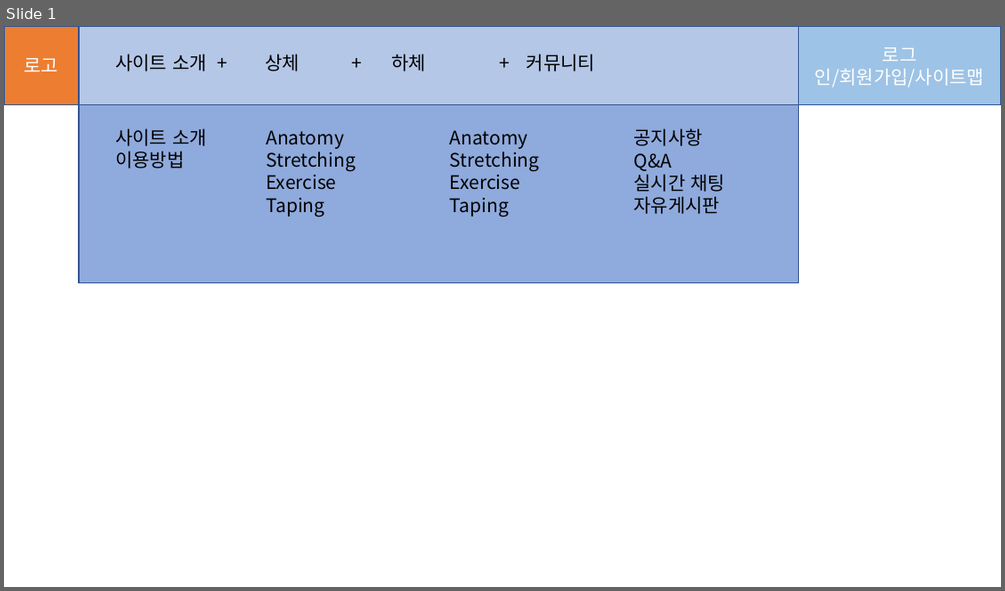
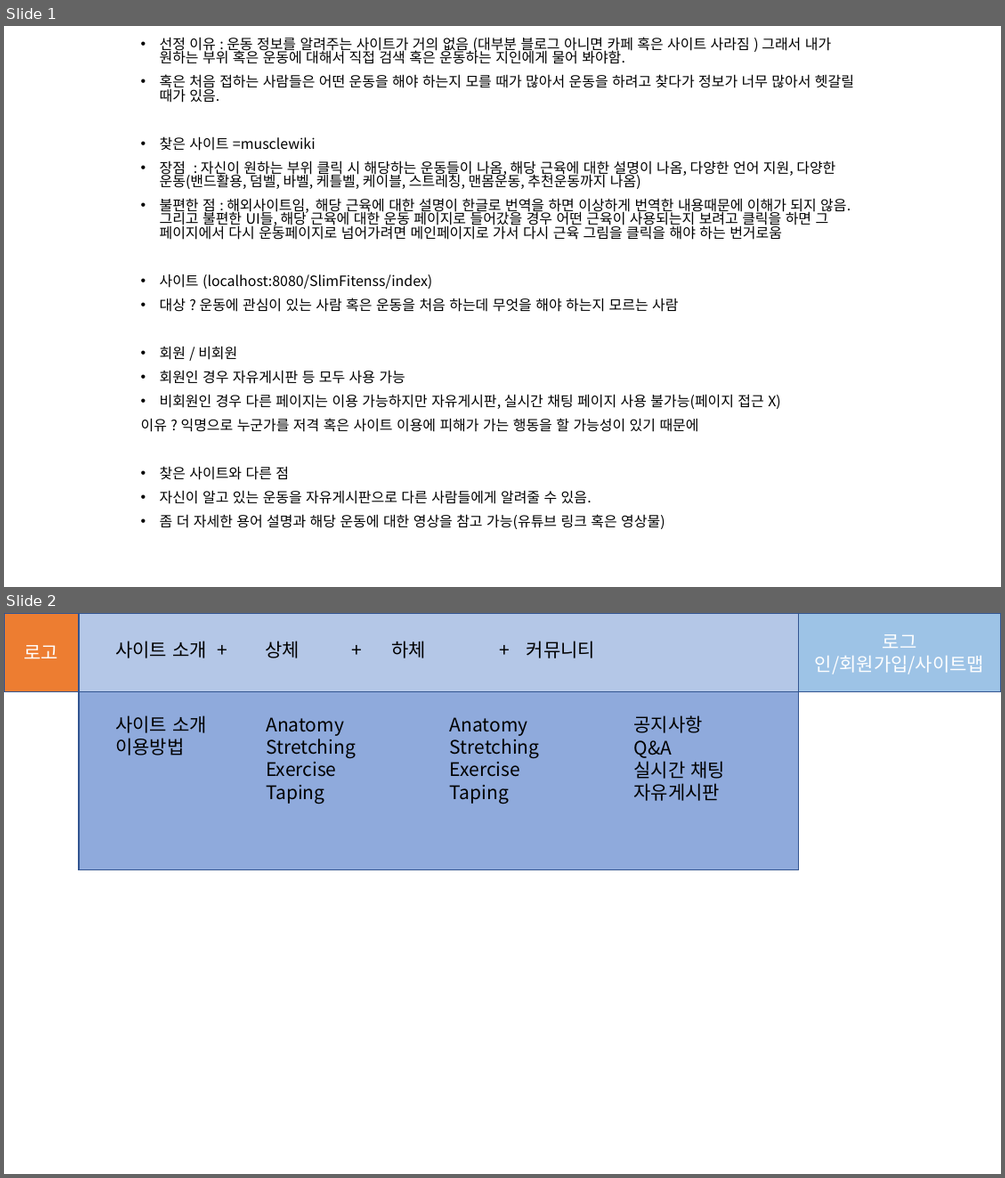
Before and after one commit to sgjang11/SlimFitness, a slide deck: SlimFitness.pptx. Shown one above the other, each under a label of ours: slide 1 before the commit, slides 1 and 2 after it. The pictures are 1005x591 and 1005x1178 pixels, drawn with LibreOffice and Linux fonts; fonts in the diff are those of the drawing. Boxes give left, top, right and bottom in pixels: in the first picture for what was removed or moved away, otherwise in the second. Text is boxed around its words. In the diff, an @@ line names an element or a change of style, - is before the commit and + after.

Commit message:
ppt
v2.0

```diff
--- a/SlimFitness.pptx
+++ b/SlimFitness.pptx
@@ slide 1 added at [4,26,1001,587], background #FFFFFF @@
@@ text added at [141,37,854,529], 13.7 pt, text #000000 @@
+• 선정 이유 : 운동 정보를 알려주는 사이트가 거의 없음 (대부분 블로그 아니면 카페 혹은 사이트 사라짐 ) 그래서 내가 원하는 부위 혹은 운동에 대해서 직접 검색 혹은 운동하는 지인에게 물어 봐야함.
+• 혹은 처음 접하는 사람들은 어떤 운동을 해야 하는지 모를 때가 많아서 운동을 하려고 찾다가 정보가 너무 많아서 헷갈릴 때가 있음.
+• 찾은 사이트 =musclewiki
+• 장점 : 자신이 원하는 부위 클릭 시 해당하는 운동들이 나옴, 해당 근육에 대한 설명이 나옴, 다양한 언어 지원, 다양한 운동(밴드활용, 덤벨, 바벨, 케틀벨, 케이블, 스트레칭, 맨몸운동, 추천운동까지 나옴)
+• 불편한 점 : 해외사이트임, 해당 근육에 대한 설명이 한글로 번역을 하면 이상하게 번역한 내용때문에 이해가 되지 않음. 그리고 불편한 UI들, 해당 근육에 대한 운동 페이지로 들어갔을 경우 어떤 근육이 사용되는지 보려고 클릭을 하면 그 페이지에서 다시 운동페이지로 넘어가려면 메인페이지로 가서 다시 근육 그림을 클릭을 해야 하는 번거로움
+• 사이트 (localhost:8080/SlimFitenss/index)
+• 대상 ? 운동에 관심이 있는 사람 혹은 운동을 처음 하는데 무엇을 해야 하는지 모르는 사람
+• 회원 / 비회원
+• 회원인 경우 자유게시판 등 모두 사용 가능
+• 비회원인 경우 다른 페이지는 이용 가능하지만 자유게시판, 실시간 채팅 페이지 사용 불가능(페이지 접근 X)
+이유 ? 익명으로 누군가를 저격 혹은 사이트 이용에 피해가 가는 행동을 할 가능성이 있기 때문에
+• 찾은 사이트와 다른 점
+• 자신이 알고 있는 운동을 자유게시판으로 다른 사람들에게 알려줄 수 있음.
+• 좀 더 자세한 용어 설명과 해당 운동에 대한 영상을 참고 가능(유튜브 링크 혹은 영상물)
@@ what was slide 1 is now slide 2 @@
```
